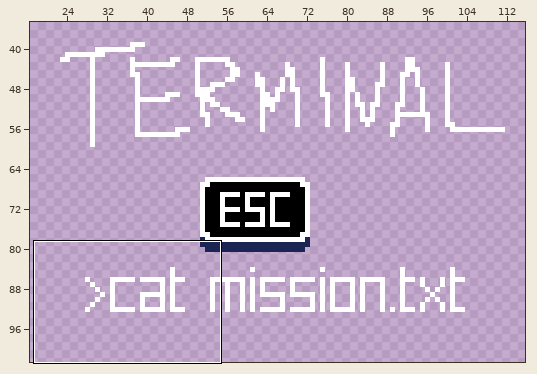
Pixel-art file -- assets/sprites/tutorial.ase. The picture above shows the old version from afar; the outline marks the close-up.
Close-up. First the earlier version:
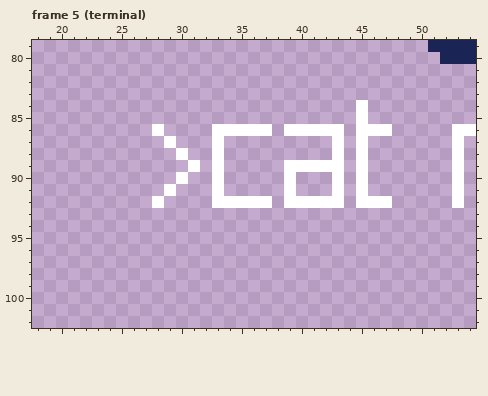
128x128 pixels, 5 frames. Shown: frame 5 (terminal): x 18..54, y 79..102. The wide view leaves out empty margins.
Now the later version:
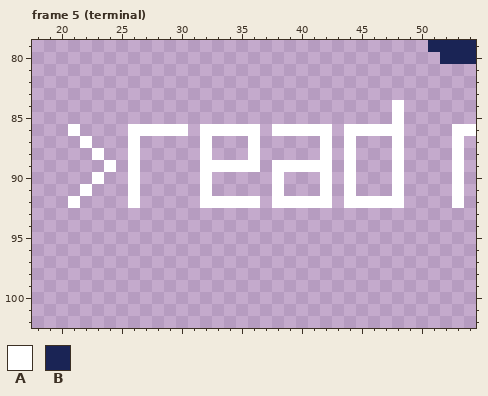
Palette (. is transparent): A #ffffff  B #1a2455
Commit: terminal paged reader
The edit:
--- frame 5 (terminal), layer "Layer 2"
@@ x 18..54 @@
  83 .....................................
- 84 ...........................A.........
- 85 ...........................A.........
- 86 ..........A....AAAAA.AAAAA.AAA.....AA
- 87 ...........A...A.........A.A.......A.
- 88 ............A..A.........A.A.......A.
- 89 .............A.A.....AAAAA.A.......A.
- 90 ............A..A.....A...A.A.......A.
- 91 ...........A...A.....A...A.A.......A.
- 92 ..........A....AAAAA.AAAAA.AAA.....A.
+ 84 ..............................A......
+ 85 ..............................A......
+ 86 ...A....AAAAA.AAAAA.AAAAA.AAAAA....AA
+ 87 ....A...A.....A...A.....A.A...A....A.
+ 88 .....A..A.....A...A.....A.A...A....A.
+ 89 ......A.A.....AAAAA.AAAAA.A...A....A.
+ 90 .....A..A.....A.....A...A.A...A....A.
+ 91 ....A...A.....A.....A...A.A...A....A.
+ 92 ...A....A.....AAAAA.AAAAA.AAAAA....A.
  93 .....................................
